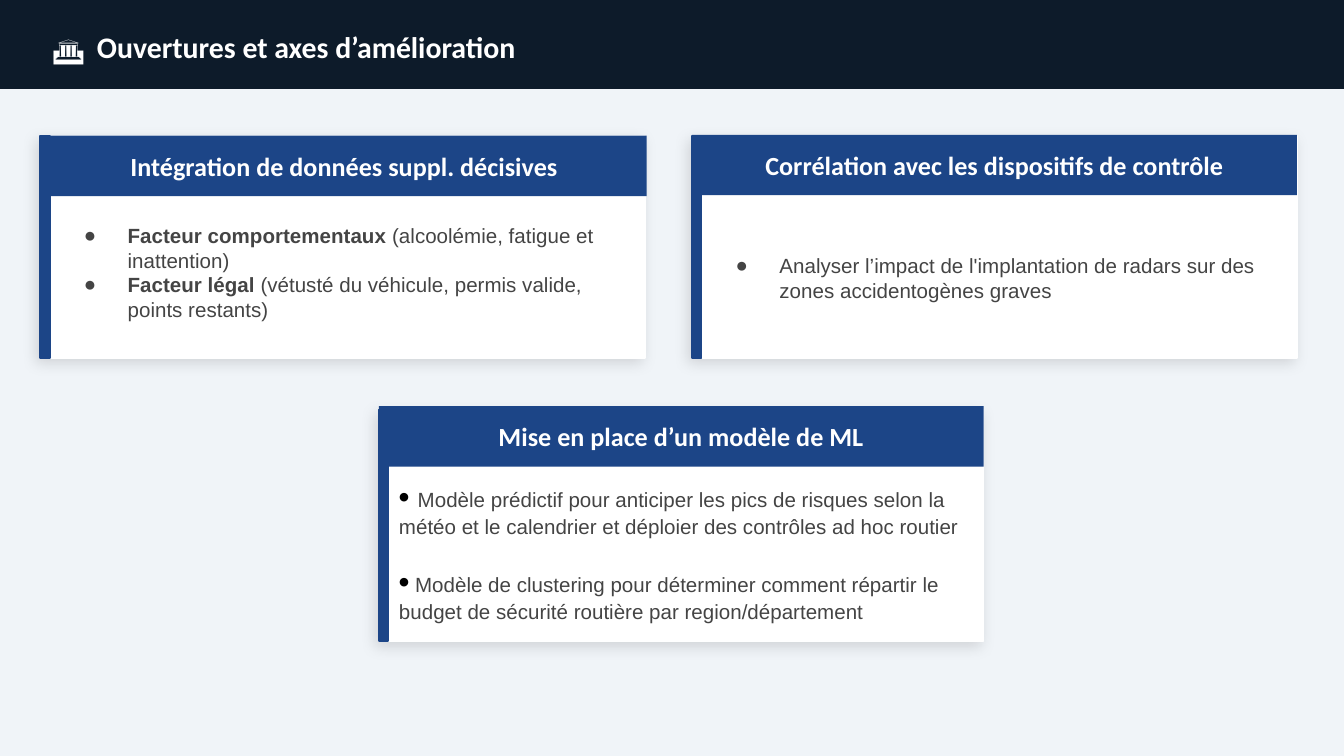
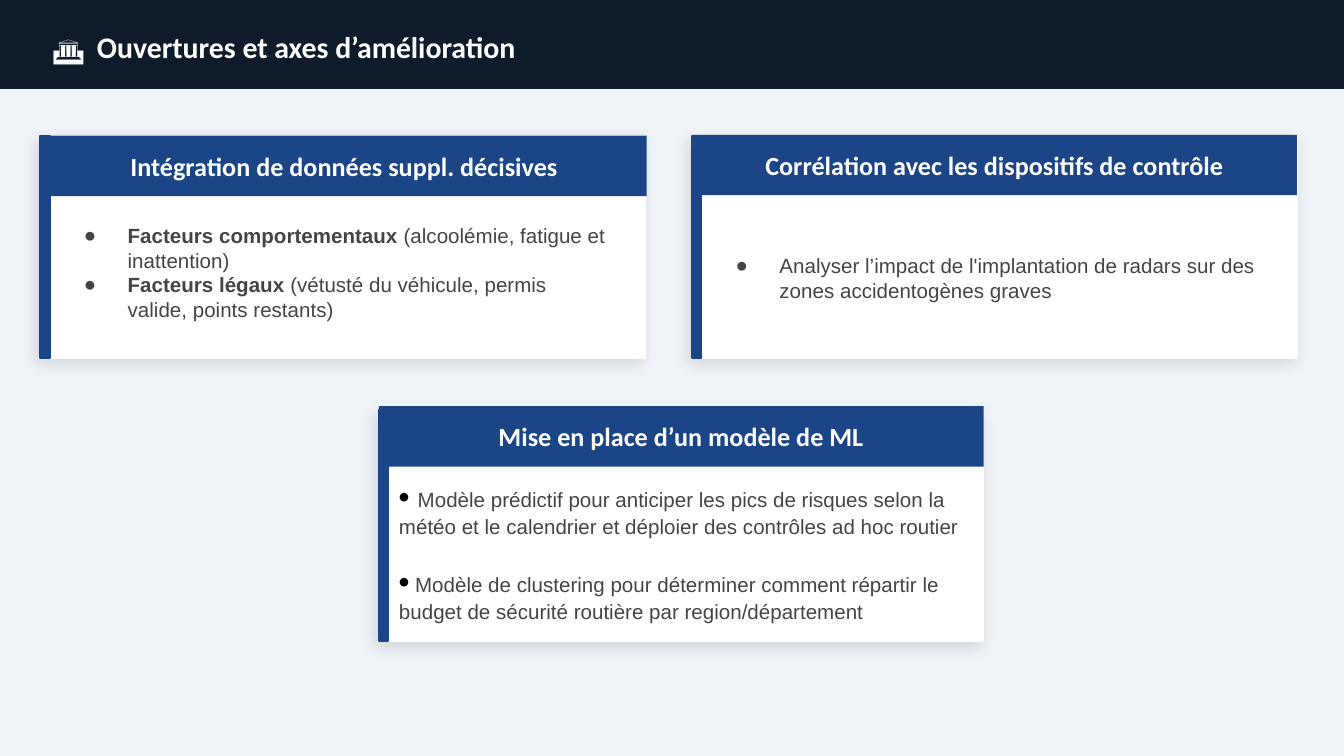
Before and after one commit to PaulMerieux/final_project_jedha_2026, a slide deck: slide 13 of Présentation - Sécurité Routière - Final.pptx (slide 12 before the commit). Drawn at 1344x756 pixels with LibreOffice and Linux fonts; fonts in the diff are those of the drawing. Boxes give left, top, right and bottom in pixels: in the first picture for what was removed or moved away, otherwise in the second. Text is boxed around its words. In the diff, an @@ line names an element or a change of style, - is before the commit and + after.

```diff
--- a/Présentation - Sécurité Routière - Final.pptx
+++ b/Présentation - Sécurité Routière - Final.pptx
@@ text at [128, 228, 605, 322]: text changed @@
-● Facteur comportementaux (alcoolémie, fatigue et inattention)
-● Facteur légal (vétusté du véhicule, permis valide, points restants)
+● Facteurs comportementaux (alcoolémie, fatigue et inattention)
+● Facteurs légaux (vétusté du véhicule, permis valide, points restants)
```
Also in this commit, not shown: 5 other slides changed, 1 slide added, 2 other files.
